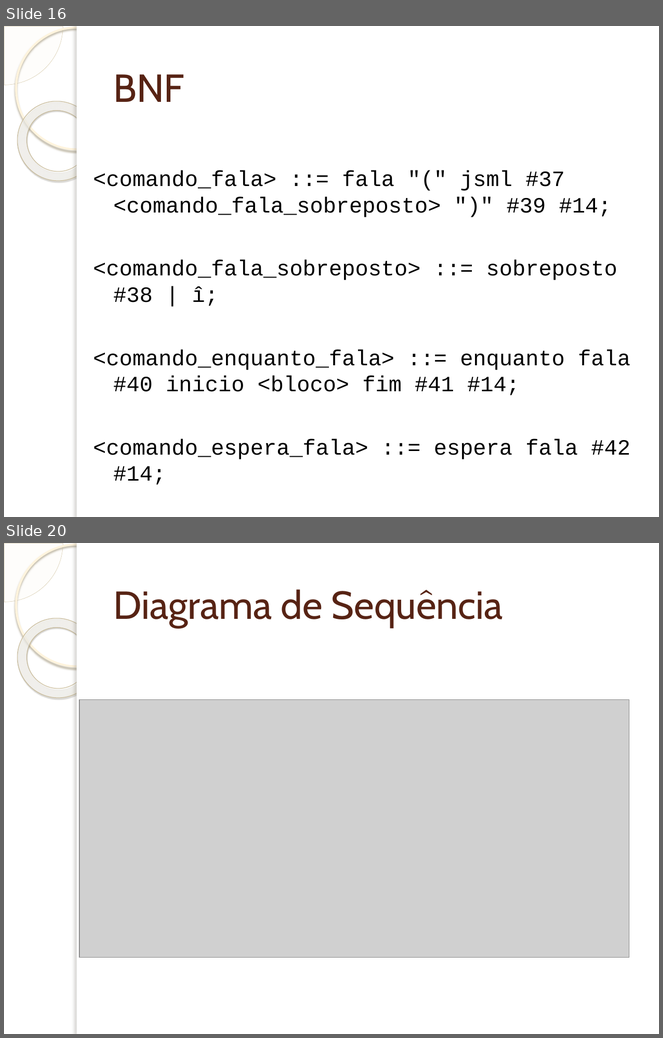
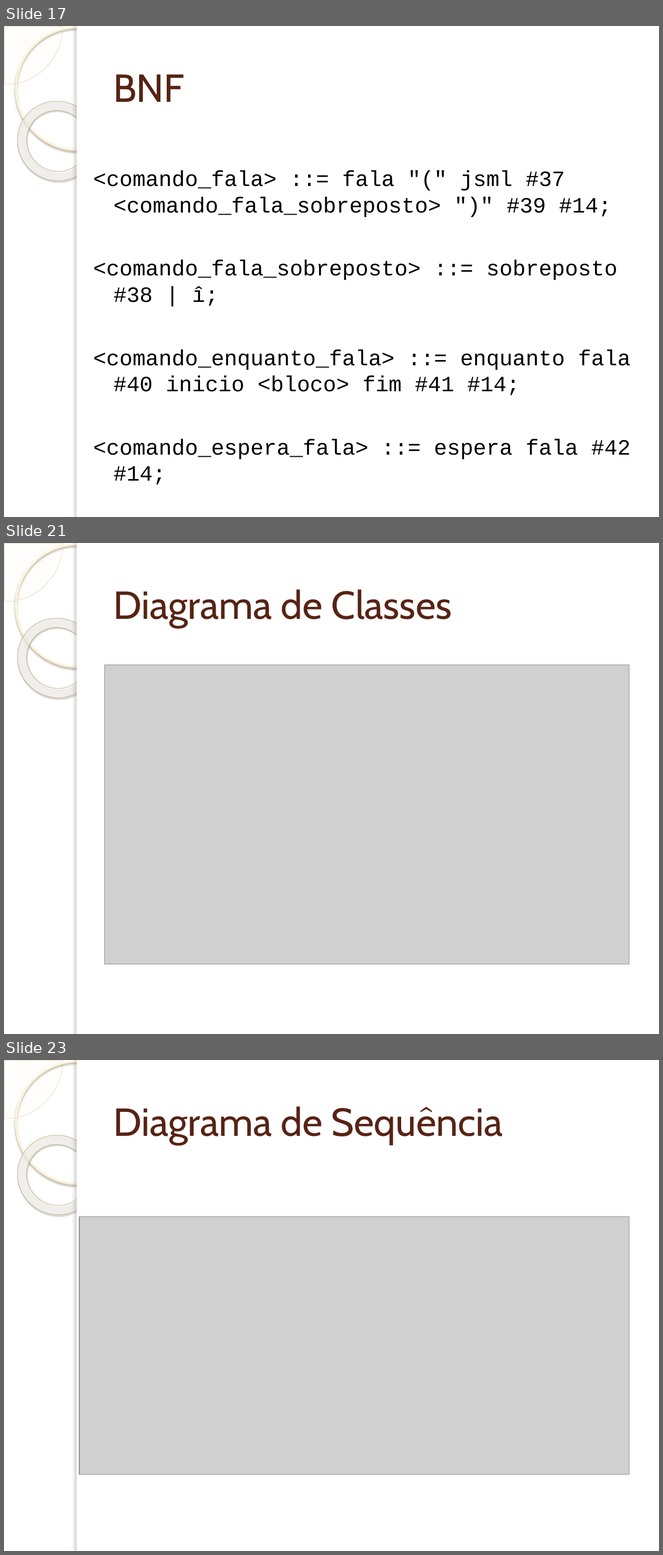
Before and after one commit to wendeldavid/soundwave, a slide deck: docs/tcc/Implementação de Suporta à Programação e Interpretação da.pptx. Shown one above the other, each under a label of ours: slides 16 and 20 before the commit, slides 17, 21 and 23 after it; the slides between them are not shown. The pictures are 663x1038 and 663x1555 pixels, drawn with LibreOffice and Linux fonts; fonts in the diff are those of the drawing; grey boxes stand for pictures; background and template pictures are left out. Boxes give left, top, right and bottom in pixels: in the first picture for what was removed or moved away, otherwise in the second. Text is boxed around its words. In the diff, an @@ line names an element or a change of style, - is before the commit and + after.

```diff
--- a/docs/tcc/Implementação de Suporta à Programação e Interpretação da.pptx
+++ b/docs/tcc/Implementação de Suporta à Programação e Interpretação da.pptx
@@ slide 21 added at (x1=4, y1=543, x2=659, y2=1034), background picture (left out); not listed: 5 template elements that a slide beside it also shows @@
@@ title added at (x1=113, y1=589, x2=452, y2=627), 43 pt, text #572314 @@
+Diagrama de Classes
@@ picture added at (x1=104, y1=665, x2=629, y2=964) @@
@@ what was slide 16 is now slide 17 @@
@@ what was slide 20 is now slide 23 @@
```
Also in this commit, not shown: 4 slides changed, 3 other slides added, 1 other file.
